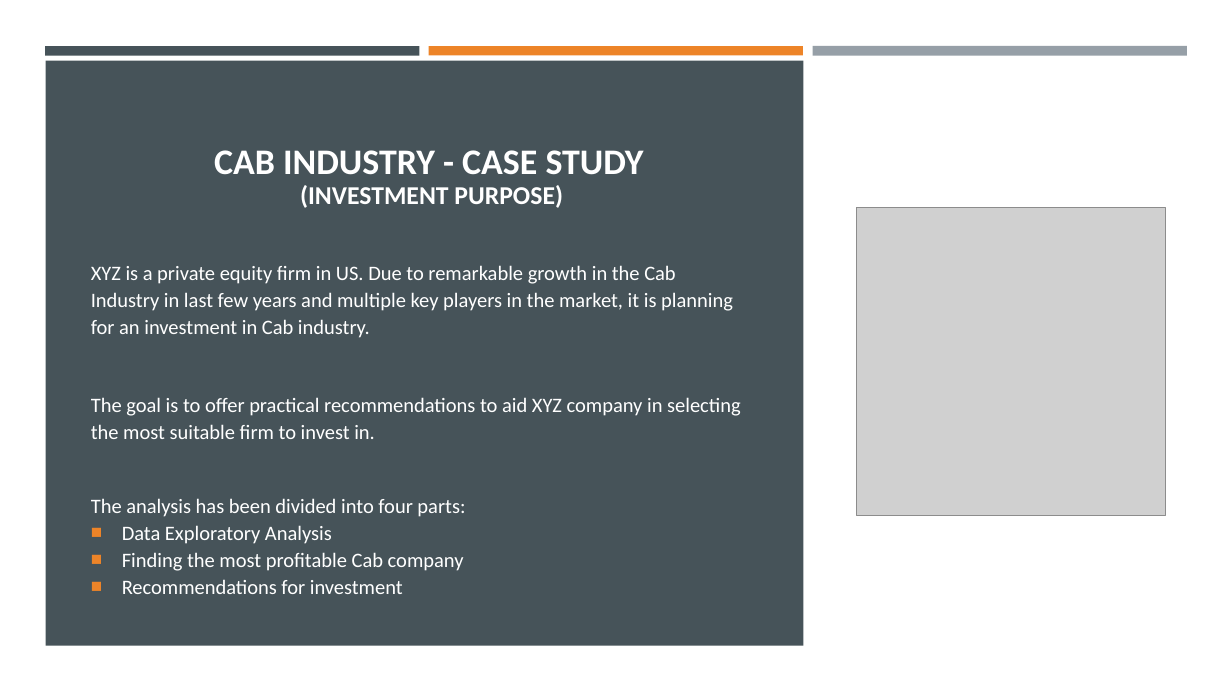
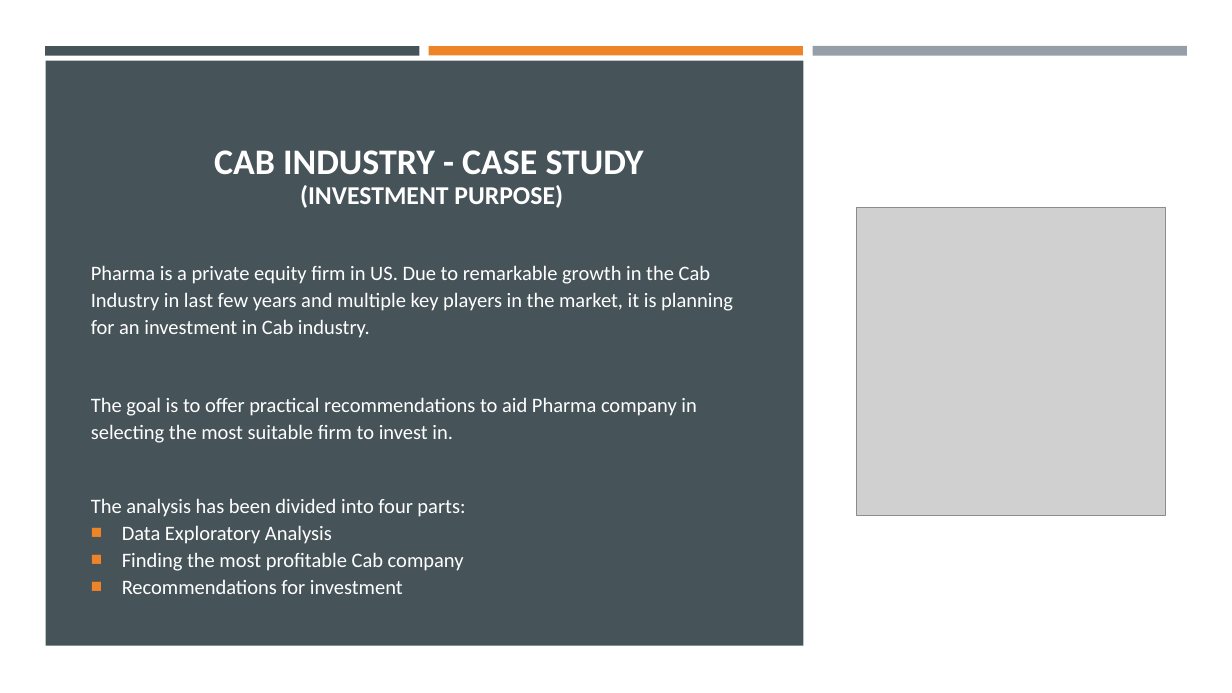
Before and after one commit to DataGlacier/VC, a slide deck: slide 2 of scripts/week3/Cab Investment Analysis.pptx. Drawn at 1232x693 pixels with LibreOffice and Linux fonts; fonts in the diff are those of the drawing; grey boxes stand for pictures. Boxes give left, top, right and bottom in pixels: in the first picture for what was removed or moved away, otherwise in the second. Text is boxed around its words. In the diff, an @@ line names an element or a change of style, - is before the commit and + after.

```diff
--- a/scripts/week3/Cab Investment Analysis.pptx
+++ b/scripts/week3/Cab Investment Analysis.pptx
@@ text at (91, 265, 733, 443): text changed @@
-XYZ is a private equity firm in US. Due to remarkable growth in the Cab Industry in last few years and multiple key players in the market, it is planning for an investment in Cab industry.
-The goal is to offer practical recommendations to aid XYZ company in selecting the most suitable firm to invest in.
+Pharma is a private equity firm in US. Due to remarkable growth in the Cab Industry in last few years and multiple key players in the market, it is planning for an investment in Cab industry.
+The goal is to offer practical recommendations to aid Pharma company in selecting the most suitable firm to invest in.
```
Also in this commit, not shown: 1 other slide changed, 5 other files.
